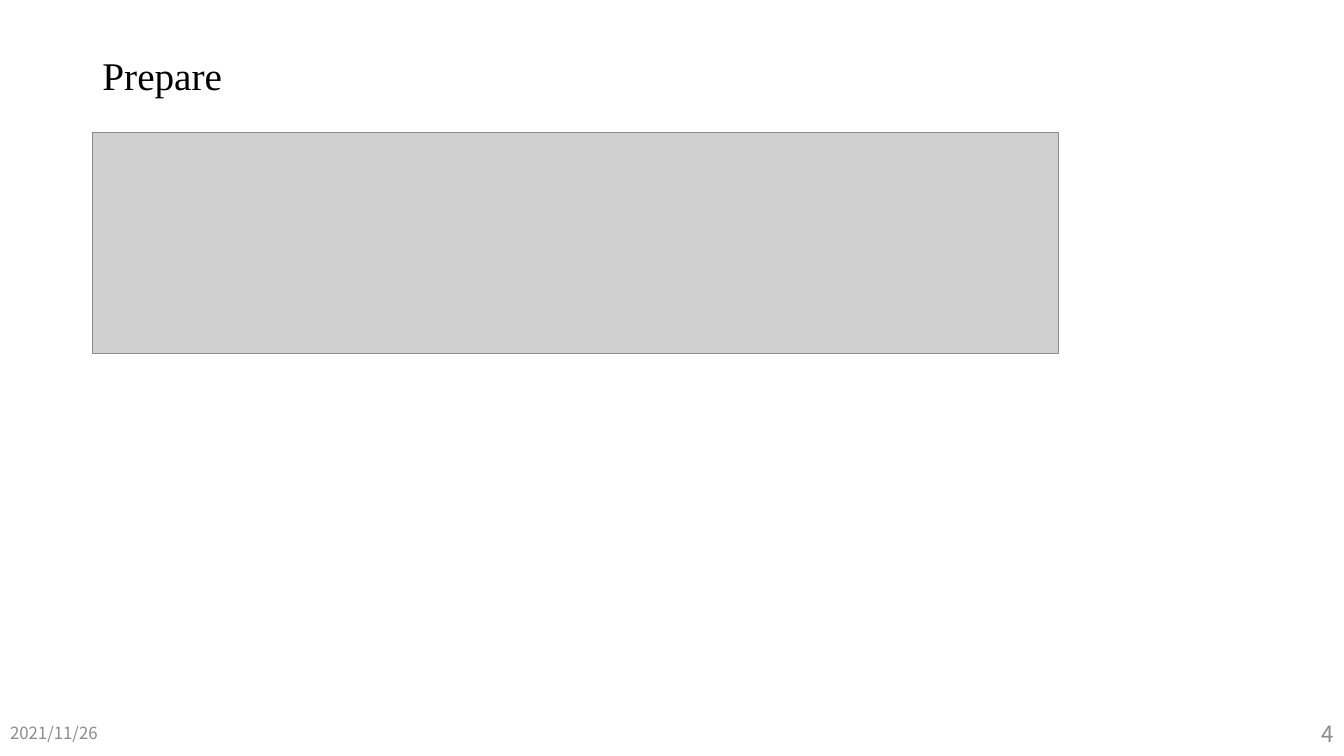
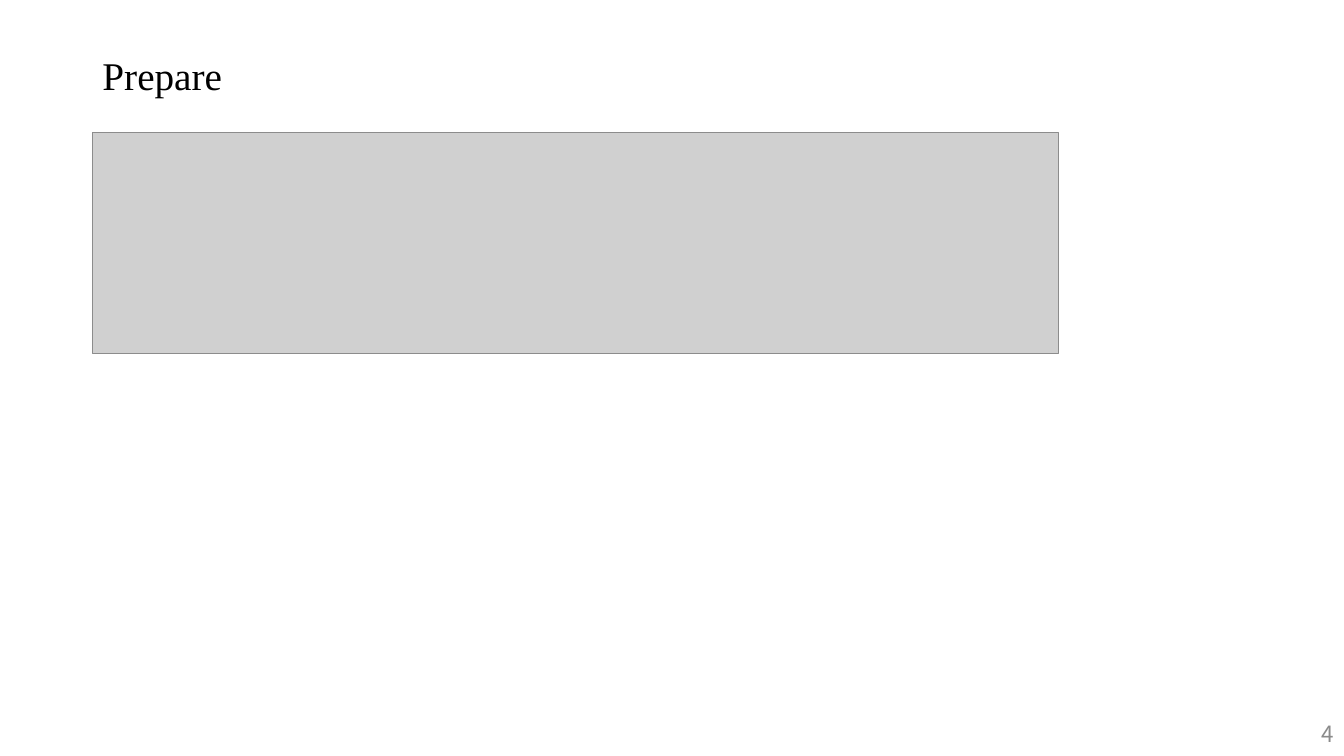
Before and after one commit to JeffWu86/110-1_Quantitative_Methods_For_Decision_Making, a slide deck: slide 4 of Video1/Video1.pptx. Drawn at 1344x756 pixels with LibreOffice and Linux fonts; fonts in the diff are those of the drawing; grey boxes stand for pictures. Boxes give left, top, right and bottom in pixels: in the first picture for what was removed or moved away, otherwise in the second. Text is boxed around its words. In the diff, an @@ line names an element or a change of style, - is before the commit and + after.

```diff
--- a/Video1/Video1.pptx
+++ b/Video1/Video1.pptx
@@ text removed at bbox=[10, 726, 98, 742] @@
-2021/11/26
```
Also in this commit, not shown: 4 other slides changed, 26 slides added, 27 slides removed, 2 other files.
